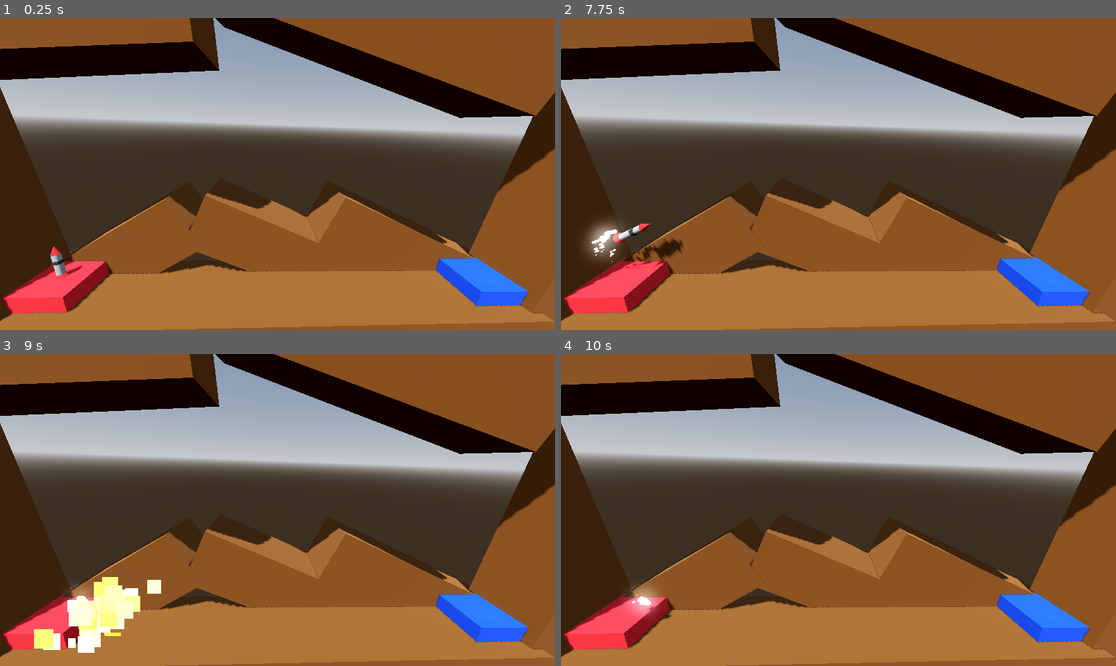
Above: before the commit, frames 1-4 (two rows, left to right).
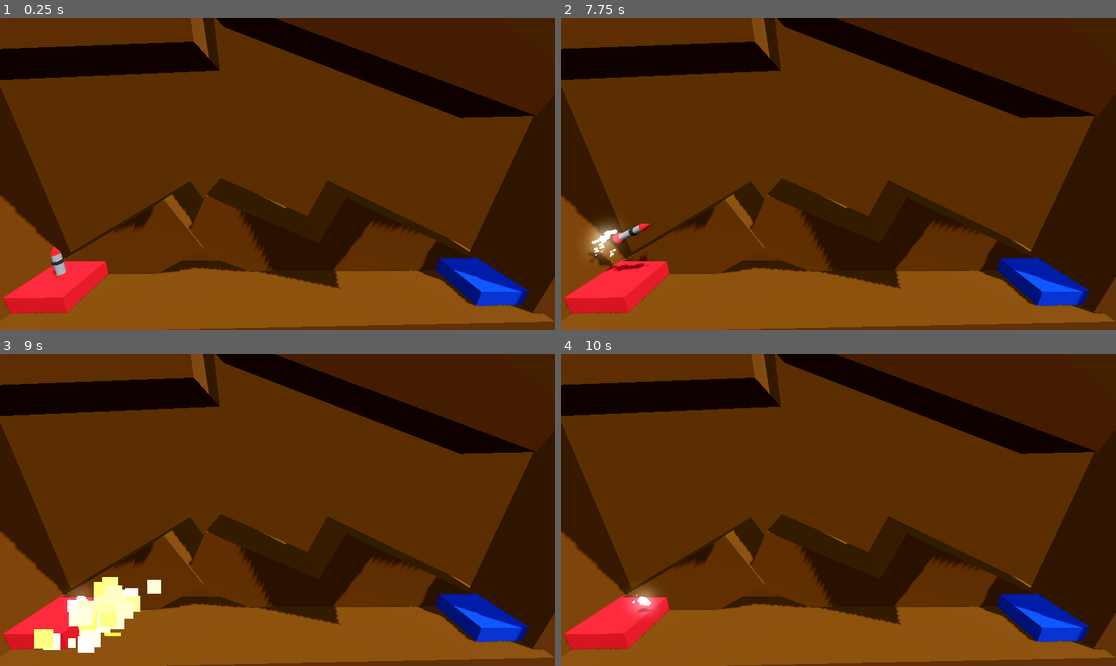
Above: after the commit, the same moments.

Repository: thisguymartin/ProjectBoost
Game: Godot game, scene res://Levels/Level_1.tscn
Two runs of this game, one before a commit and one after it. Both use one fixed random seed, a clock stepped at 60 frames per second and the inputs below.
Inputs:
- Up to frame 1 (0.25 s): no input
- Up to frame 2 (7.75 s): tap Enter at 0.5, 6.5 s; hold D (turn_right) 0.53-1.28 s; hold Space (boost) 0.53-1.28 s; hold Down (ui_down) 1.28-2.03 s; tap Space (boost) every 1.5 s from 1.35 to 7.35 s; hold Space (boost) 2.03-2.78 s; hold D (turn_right) 2.03-3.53 s; hold Space (boost) 3.53-4.28 s; hold A (turn_left) 3.53-5.03 s; hold Down (ui_down) 5.03-5.78 s; hold Space (boost) 5.03-5.78 s; hold D (turn_right) from 5.78 s (still down); hold Space (boost) 6.53-7.28 s
- Up to frame 3 (9 s): release D (turn_right) at 8.03 s; hold Down (ui_down) 8.03-8.78 s; hold Space (boost) 8.03-8.78 s; hold A (turn_left) from 8.78 s (still down); tap Space (boost) at 8.85 s
- Up to frame 4 (10 s): release A (turn_left) at 9.53 s; hold D (turn_right) from 9.53 s (still down); hold Space (boost) from 9.53 s (still down)

The runs differ from the first frame. In frame 1, 86% of the frame differs, in the area x 0-100%, y 0-100%; in frame 2, 86%; in frame 3, 84%; in frame 4, 86%.

Commit message:
chore: update color

Diff:
--- a/Background.tscn
+++ b/Background.tscn
@@ -1,7 +1,22 @@
-[gd_scene load_steps=2 format=3 uid="uid://cl8yw1np1gyu"]
+[gd_scene load_steps=5 format=3 uid="uid://cl8yw1np1gyu"]
 
 [sub_resource type="StandardMaterial3D" id="StandardMaterial3D_ydb8d"]
 albedo_color = Color(0.368627, 0.207843, 0, 1)
+
+[sub_resource type="ProceduralSkyMaterial" id="ProceduralSkyMaterial_nmpxd"]
+sky_horizon_color = Color(0.64625, 0.65575, 0.67075, 1)
+ground_horizon_color = Color(0.64625, 0.65575, 0.67075, 1)
+
+[sub_resource type="Sky" id="Sky_k2bla"]
+sky_material = SubResource("ProceduralSkyMaterial_nmpxd")
+
+[sub_resource type="Environment" id="Environment_air5n"]
+background_mode = 1
+background_color = Color(0.0705882, 0.0392157, 0.00392157, 1)
+sky = SubResource("Sky_k2bla")
+ambient_light_source = 3
+tonemap_mode = 2
+glow_enabled = true
 
 [node name="Floor" type="CSGBox3D" groups=["Failed"]]
 transform = Transform3D(1, 0, 0, 0, 1, 0, 0, 0, 1, 2.08165e-12, -4, 2.08165e-12)
@@ -48,3 +63,11 @@
 transform = Transform3D(-0.531753, 0.846899, 0, -0.846899, -0.531753, 0, 0, 0, 1, 12.602, 3.62981, 3.22163)
 size = Vector3(4, 15, 4)
 material = SubResource("StandardMaterial3D_ydb8d")
+
+[node name="DirectionalLight3D" type="DirectionalLight3D" parent="."]
+transform = Transform3D(-0.548309, 0.715431, -0.433031, -0.0423488, 0.493391, 0.868776, 0.835203, 0.494696, -0.240233, 0, 5.94326, -9.56034)
+light_energy = 0.5
+shadow_enabled = true
+
+[node name="WorldEnvironment" type="WorldEnvironment" parent="."]
+environment = SubResource("Environment_air5n")
--- a/Levels/Level_1.tscn
+++ b/Levels/Level_1.tscn
@@ -1,21 +1,8 @@
-[gd_scene load_steps=9 format=3 uid="uid://cfxc5nwgyoiqd"]
+[gd_scene load_steps=6 format=3 uid="uid://cfxc5nwgyoiqd"]
 
 [ext_resource type="PackedScene" uid="uid://bkwkl4n2s3fd7" path="res://Player/player.tscn" id="1_xka7d"]
 [ext_resource type="Script" path="res://LandingPad.gd" id="2_a8t0a"]
 [ext_resource type="PackedScene" uid="uid://cl8yw1np1gyu" path="res://Background.tscn" id="3_fop5r"]
-
-[sub_resource type="ProceduralSkyMaterial" id="ProceduralSkyMaterial_btymt"]
-sky_horizon_color = Color(0.64625, 0.65575, 0.67075, 1)
-ground_horizon_color = Color(0.64625, 0.65575, 0.67075, 1)
-
-[sub_resource type="Sky" id="Sky_k2bla"]
-sky_material = SubResource("ProceduralSkyMaterial_btymt")
-
-[sub_resource type="Environment" id="Environment_nddc5"]
-background_mode = 2
-sky = SubResource("Sky_k2bla")
-tonemap_mode = 2
-glow_enabled = true
 
 [sub_resource type="StandardMaterial3D" id="StandardMaterial3D_fohht"]
 albedo_color = Color(0.815686, 0.113725, 0.145098, 1)
@@ -25,13 +12,6 @@
 
 [node name="Level_1" type="Node3D"]
 transform = Transform3D(1, 0, 0, 0, 1, 0, 0, 0, 1, 0.00976181, 0, -0.0157127)
-
-[node name="DirectionalLight3D" type="DirectionalLight3D" parent="."]
-transform = Transform3D(-0.866023, -0.433016, 0.250001, 0, 0.499998, 0.866027, -0.500003, 0.749999, -0.43301, 0, 0, 0)
-shadow_enabled = true
-
-[node name="WorldEnvironment" type="WorldEnvironment" parent="."]
-environment = SubResource("Environment_nddc5")
 
 [node name="LaunchPad" type="CSGBox3D" parent="."]
 transform = Transform3D(1, 0, 0, 0, 1, 0, 0, 0, 1, 12.9534, 0.477507, -0.00875114)
@@ -58,4 +38,4 @@
 fov = 78.2633
 
 [node name="Background" parent="." instance=ExtResource("3_fop5r")]
-transform = Transform3D(1, 0, 0, 0, 1, 0, 0, 0, 1, 0, -4, 0)
+transform = Transform3D(1, 0, 0, 0, 1, 0, 0, 0, 1, -0.0284061, -4, -0.00216293)
